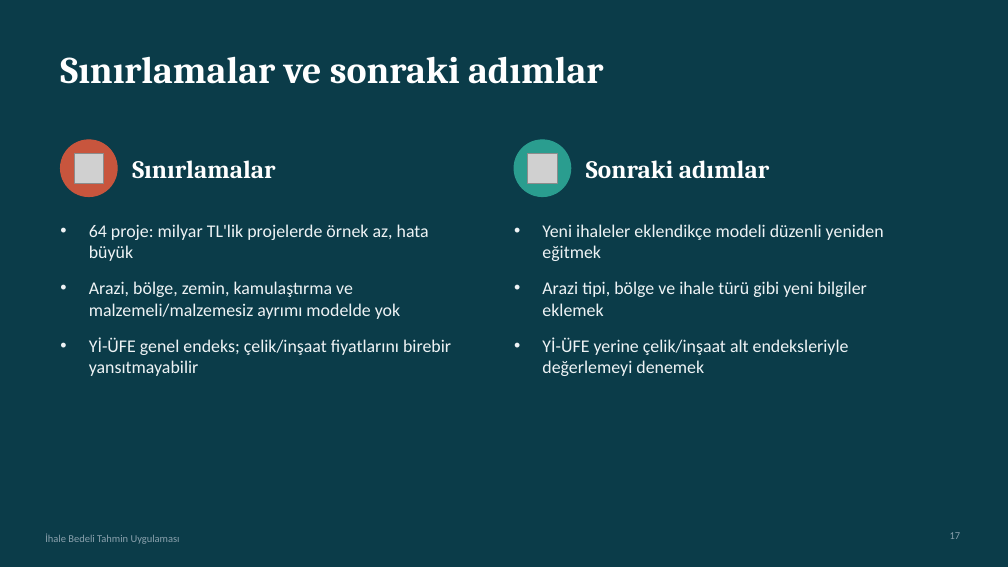
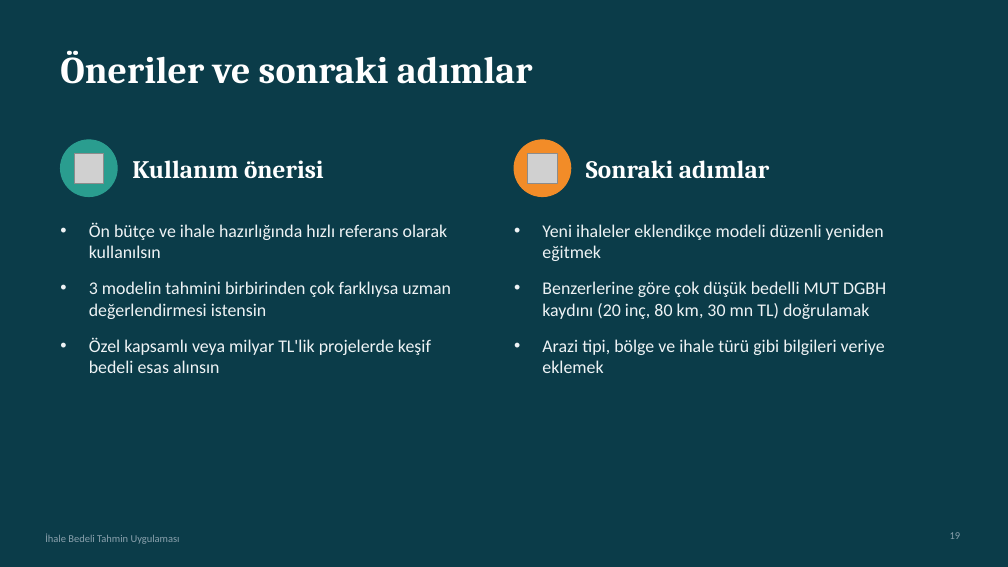
Before and after one commit to furkanatlan/ihale_tahmin, a slide deck: slide 19 of sunum/ihale_tahmin_sunumu.pptx (slide 17 before the commit). Drawn at 1008x567 pixels with LibreOffice and Linux fonts; fonts in the diff are those of the drawing; grey boxes stand for pictures. Boxes give left, top, right and bottom in pixels: in the first picture for what was removed or moved away, otherwise in the second. Text is boxed around its words. In the diff, an @@ line names an element or a change of style, - is before the commit and + after.

```diff
--- a/sunum/ihale_tahmin_sunumu.pptx
+++ b/sunum/ihale_tahmin_sunumu.pptx
@@ text at [60, 50, 532, 84]: text changed @@
-Sınırlamalar ve sonraki adımlar
+Öneriler ve sonraki adımlar
@@ ellipse at [60, 140, 117, 197]: fill #C8553D to #2A9D8F; outline #C8553D 1 pt to #2A9D8F 1 pt @@
@@ ellipse at [514, 140, 571, 197]: fill #2A9D8F to #F28C28; outline #2A9D8F 1 pt to #F28C28 1 pt @@
@@ text at [132, 160, 324, 179]: text changed @@
-Sınırlamalar
+Kullanım önerisi
@@ text at [89, 222, 451, 373]: text changed @@
-• 64 proje: milyar TL'lik projelerde örnek az, hata büyük
-• Arazi, bölge, zemin, kamulaştırma ve malzemeli/malzemesiz ayrımı modelde yok
-• Yİ-ÜFE genel endeks; çelik/inşaat fiyatlarını birebir yansıtmayabilir
+• Ön bütçe ve ihale hazırlığında hızlı referans olarak kullanılsın
+• 3 modelin tahmini birbirinden çok farklıysa uzman değerlendirmesi istensin
+• Özel kapsamlı veya milyar TL'lik projelerde keşif bedeli esas alınsın
@@ text at [542, 281, 886, 373]: text changed @@
-• Arazi tipi, bölge ve ihale türü gibi yeni bilgiler eklemek
-• Yİ-ÜFE yerine çelik/inşaat alt endeksleriyle değerlemeyi denemek
+• Benzerlerine göre çok düşük bedelli MUT DGBH kaydını (20 inç, 80 km, 30 mn TL) doğrulamak
+• Arazi tipi, bölge ve ihale türü gibi bilgileri veriye eklemek
```
Also in this commit, not shown: 7 other slides changed, 3 slides added, 1 slide removed.
